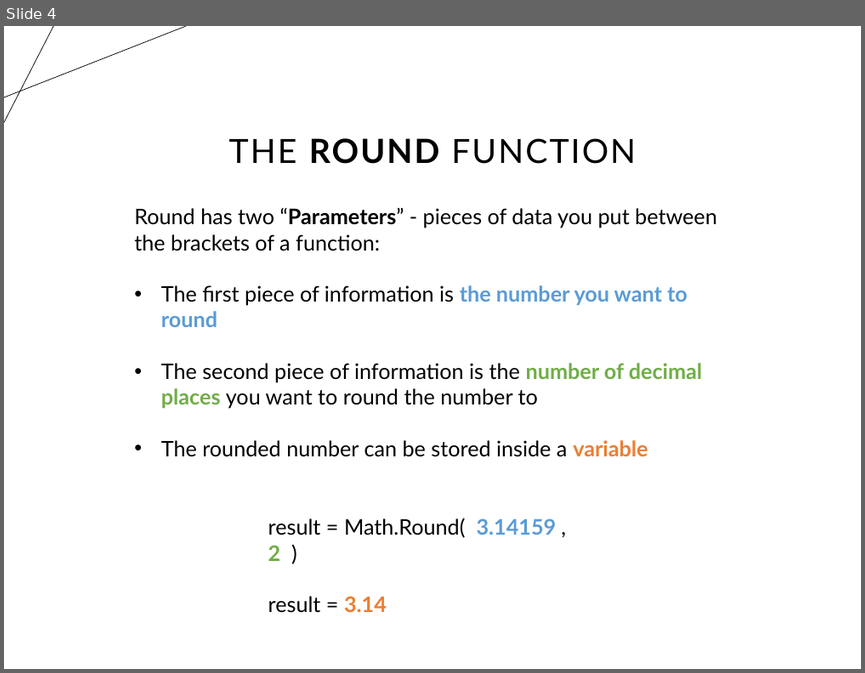
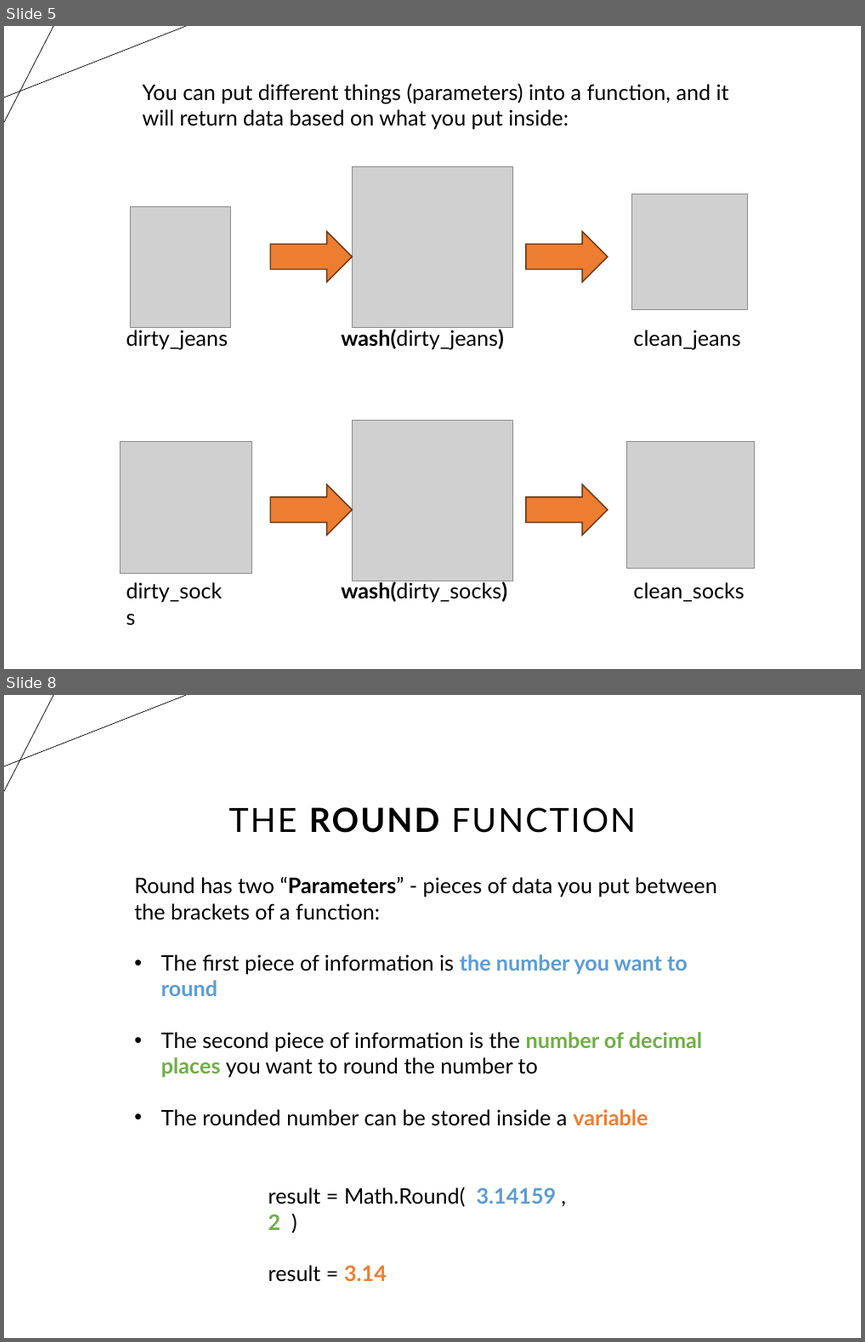
Before and after one commit to timo-w/mrwang, a slide deck: temp_extractions/tempfile.pptx. Shown one above the other, each under a label of ours: slide 4 before the commit, slides 5 and 8 after it; the slides between them are not shown. The pictures are 865x673 and 865x1342 pixels, drawn with LibreOffice and Linux fonts; fonts in the diff are those of the drawing; grey boxes stand for pictures. Boxes give left, top, right and bottom in pixels: in the first picture for what was removed or moved away, otherwise in the second. Text is boxed around its words. In the diff, an @@ line names an element or a change of style, - is before the commit and + after.

```diff
--- a/temp_extractions/tempfile.pptx
+++ b/temp_extractions/tempfile.pptx
@@ slide 5 added at (4, 26, 861, 669), background #FFFFFF; not listed: 2 template elements that a slide beside it also shows @@
@@ text added at (143, 83, 729, 130), 18 pt, text #000000 @@
+You can put different things (parameters) into a function, and it will return data based on what you put inside:
@@ picture added at (352, 166, 513, 328) @@
@@ picture added at (632, 194, 748, 310) @@
@@ picture added at (130, 207, 230, 329) @@
@@ right arrow added at (270, 232, 352, 282), fill #ED7D31, outline #683715 1 pt @@
@@ right arrow added at (526, 232, 608, 282), fill #ED7D31, outline #683715 1 pt @@
@@ text added at (126, 327, 228, 349), 18 pt, text #000000 @@
+dirty_jeans
@@ text added at (341, 327, 504, 349), 18 pt, text #000000 @@
+wash(dirty_jeans)
@@ text added at (633, 329, 740, 349), 18 pt, text #000000 @@
+clean_jeans
@@ picture added at (352, 420, 513, 581) @@
@@ picture added at (120, 441, 251, 573) @@
@@ picture added at (627, 441, 754, 567) @@
@@ right arrow added at (270, 484, 352, 535), fill #ED7D31, outline #683715 1 pt @@
@@ right arrow added at (526, 484, 608, 535), fill #ED7D31, outline #683715 1 pt @@
@@ text added at (341, 580, 507, 602), 18 pt, text #000000 @@
+wash(dirty_socks)
@@ text added at (341, 580, 507, 602), 18 pt, text #000000 @@
+dirty_socks
@@ text added at (633, 582, 744, 601), 18 pt, text #000000 @@
+clean_socks
@@ what was slide 4 is now slide 8 @@
```
Also in this commit, not shown: 4 slides changed, 5 other slides added, 8 slides removed, 5 other files.
